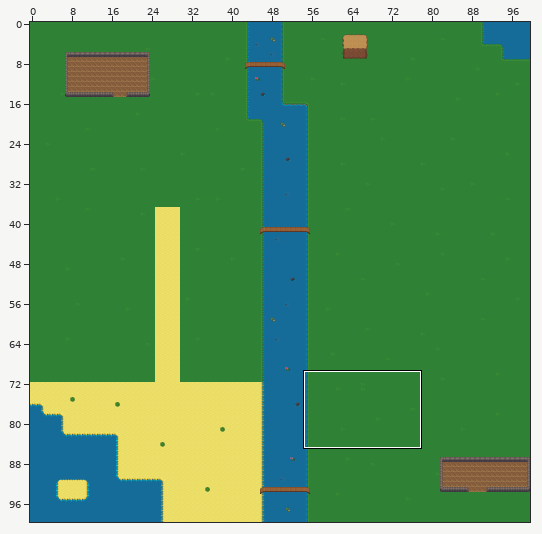
Two versions of a level (Tiled map, RTSGame/Content/TileMaps/MainMap.tmx). The picture above shows the old version from afar; the outline marks the close-up.
Close-up. Old version:
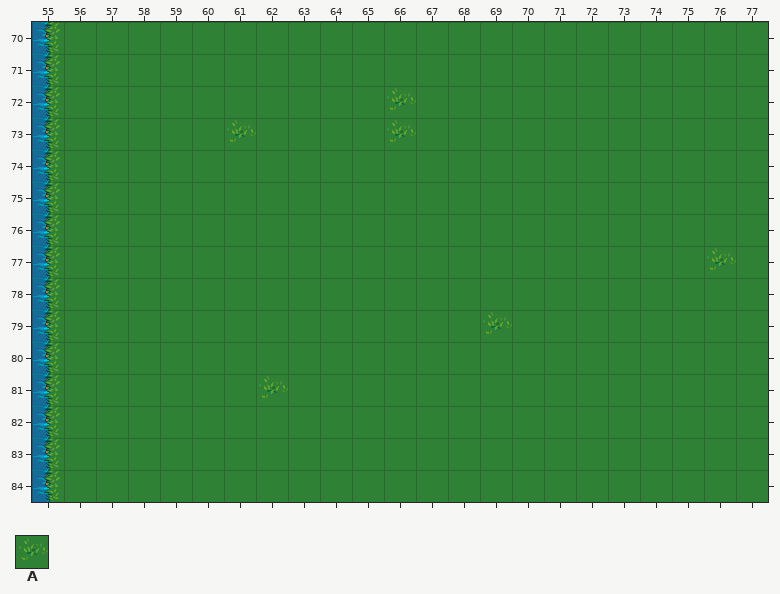
Cells are 32x32 px. Shown: x 55..77, y 70..84.
Key: from "MainMap": A 181.
_ is an empty cell.
Layers that did not change in this view are not listed.
Layer "Other" before, first column x 55:
70 _______________________
71 _______________________
72 ___________A___________
73 ______A____A___________
74 _______________________
75 _______________________
76 _______________________
77 _____________________A_
78 _______________________
79 ______________A________
80 _______________________
81 _______A_______________
82 _______________________
83 _______________________
84 _______________________
The same view after the edit:
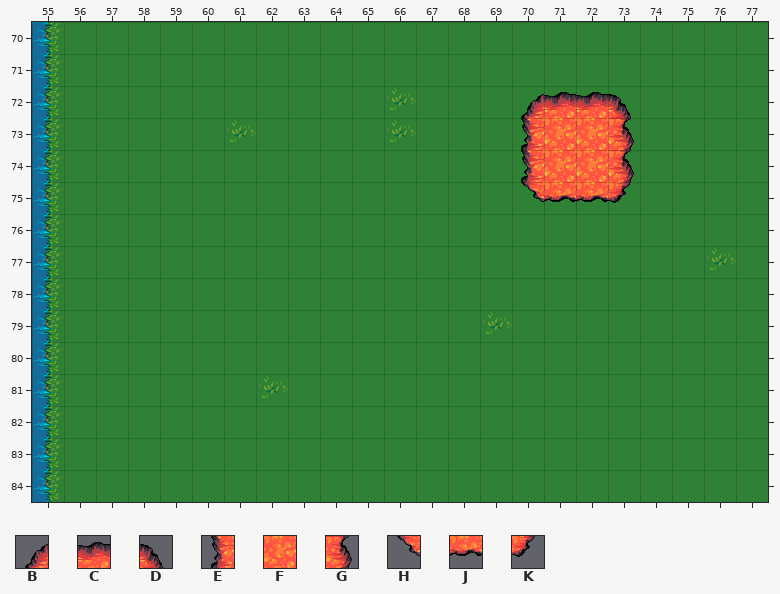
Further tiles: from "MainMap": B 271, C 272, D 273, E 303, F 304, G 305, H 335, J 336, K 337.
Diff:
Changed rows in their new state; . is an unchanged cell.
Layer "Other":
first column x 70:
72 BCCD
73 EFFG
74 EFFG
75 HJJK
